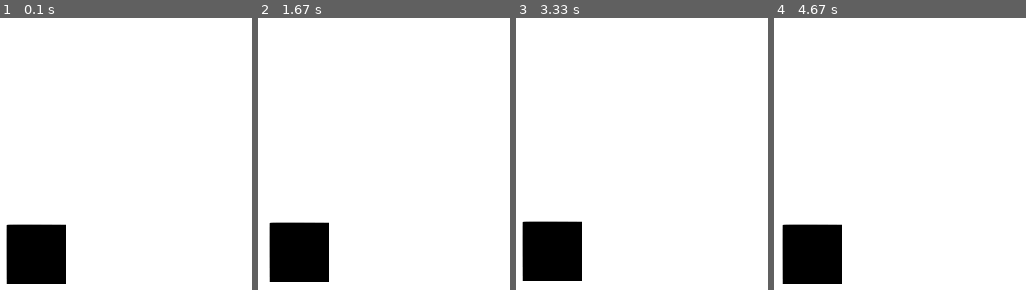
Above: before the commit, frames 1-4 (left to right).
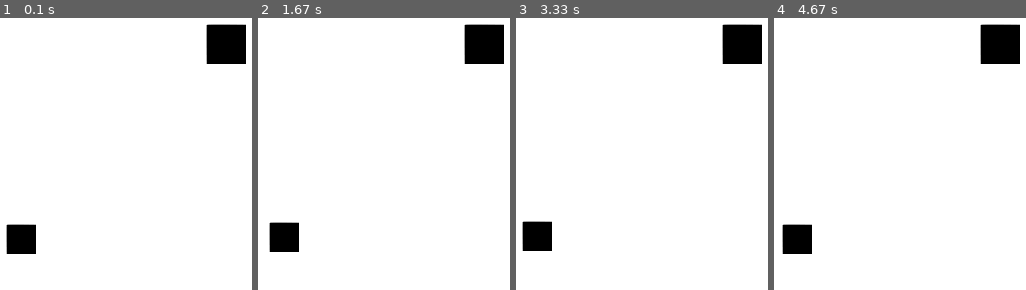
Above: after the commit, the same moments.

Repository: How2Exist/first-pygame-project
Game: pygame game, started from src/Main.py
The game is run twice, just before and just after one commit, with the same random seed, the same clock (stepped at 60 frames per second) and the same inputs.
Inputs:
- Up to frame 1 (0.1 s): no input
- Up to frame 2 (1.67 s): hold D 0.33-0.8 s; hold W 0.83-1.13 s; hold D 1.17-1.63 s
- Up to frame 3 (3.33 s): hold A 1.67-2.2 s; hold S 2.23-2.53 s; hold A 2.57-2.97 s; hold W from 3 s (still down)
- Up to frame 4 (4.67 s): release W at 3.37 s; hold D 3.4-4.03 s; hold S 4.07-4.43 s; hold A from 4.47 s (still down)

The runs differ from the first frame. In frame 1, 6.3% of the frame differs, in the area x 2-98%, y 2-98%; in frame 2, 6.3%; in frame 3, 6.3%; in frame 4, 6.3%.

Commit message:
code cleanliness and detect collision

Diff:
--- a/src/Main.py
+++ b/src/Main.py
@@ -7,39 +7,66 @@
 icon = pygame.image.load("resources/MEGASHIP_FIELD (1).jpg")
 pygame.display.set_icon(icon)
 
+# rect attrs: [x, y, w, h] as list
+
+RECTATTRX = 0
+RECTATTRY = 1
+RECTATTRW = 2
+RECTATTRH = 3
+
+wall_rect = [600, 300, 40, 40]
+
+player_rect = [400, 500, 30, 30]
+move_speed = 0.1
+
 image = pygame.image.load("resources/Black_Square.png")
-imageX = 400
-imageY = 500
-Image = pygame.transform.scale(image, (60, 60))
+player_image = pygame.transform.scale(image, (player_rect[RECTATTRW], player_rect[RECTATTRH]))
+wall_image = pygame.transform.scale(image, (wall_rect[RECTATTRW], wall_rect[RECTATTRH]))
 
-def show_image():
-    screen.blit(Image, (imageX, imageY))
+def is_colliding(rect1, rect2):
+    if rect1[RECTATTRX] + rect1[RECTATTRW] >= rect2[RECTATTRX] and rect1[RECTATTRX] <= rect2[RECTATTRX] + rect2[RECTATTRW]:
+        if rect1[RECTATTRY] + rect1[RECTATTRH] >= rect2[RECTATTRY] and rect1[RECTATTRY] <= rect2[RECTATTRY] + rect2[RECTATTRH]:
+            return True
+
+    return False
+
+def draw_rect(rect, image):
+    screen.blit(image, (rect[RECTATTRX], rect[RECTATTRY]))
 
 game_running = True
 
 def update_player():
     global game_running
-    global imageX
-    global imageY
+    global player_rect
 
     keys = pygame.key.get_pressed()
     for event in pygame.event.get():
         if event.type == pygame.QUIT:
             game_running = False
+
     if keys [pygame.K_w]:
-        imageY -= 0.1
+        player_rect[RECTATTRY] -= move_speed
+
     if keys [pygame.K_s]:
-        imageY += 0.1
+        player_rect[RECTATTRY] += move_speed
+
     if keys [pygame.K_a]:
-        imageX -= 0.1
+        player_rect[RECTATTRX] -= move_speed
+
     if keys [pygame.K_d]:
-        imageX += 0.1
+        player_rect[RECTATTRX] += move_speed
 
 while game_running:
     update_player()
 
+    if (is_colliding(player_rect, wall_rect)):
+        print("collision")
+
     screen.fill((255, 255, 255))
-    show_image()
+
+    draw_rect(player_rect, player_image)
+    draw_rect(wall_rect, wall_image)
+
     pygame.display.update()
 
 
--- /dev/null
+++ b/src/teach.txt
@@ -0,0 +1,27 @@
+aabb:
+
+a_x = 5
+a_y = 4
+
+b_x = 9
+b_y = 8
+
+for point:
+
+cx >= x and cx <= x + w
+cy >= y and cy <= y + h
+
+rect attrs:
+    x, y, w, h
+
+a---*
+|   |
+|  c|
+*---b
+
+for rect:
+
+r1, r2 exist
+
+x1 + w1 >= x2 and x1 <= x2 + w2
+y1 + y1 >= y2 and y1 <= y2 + h2
